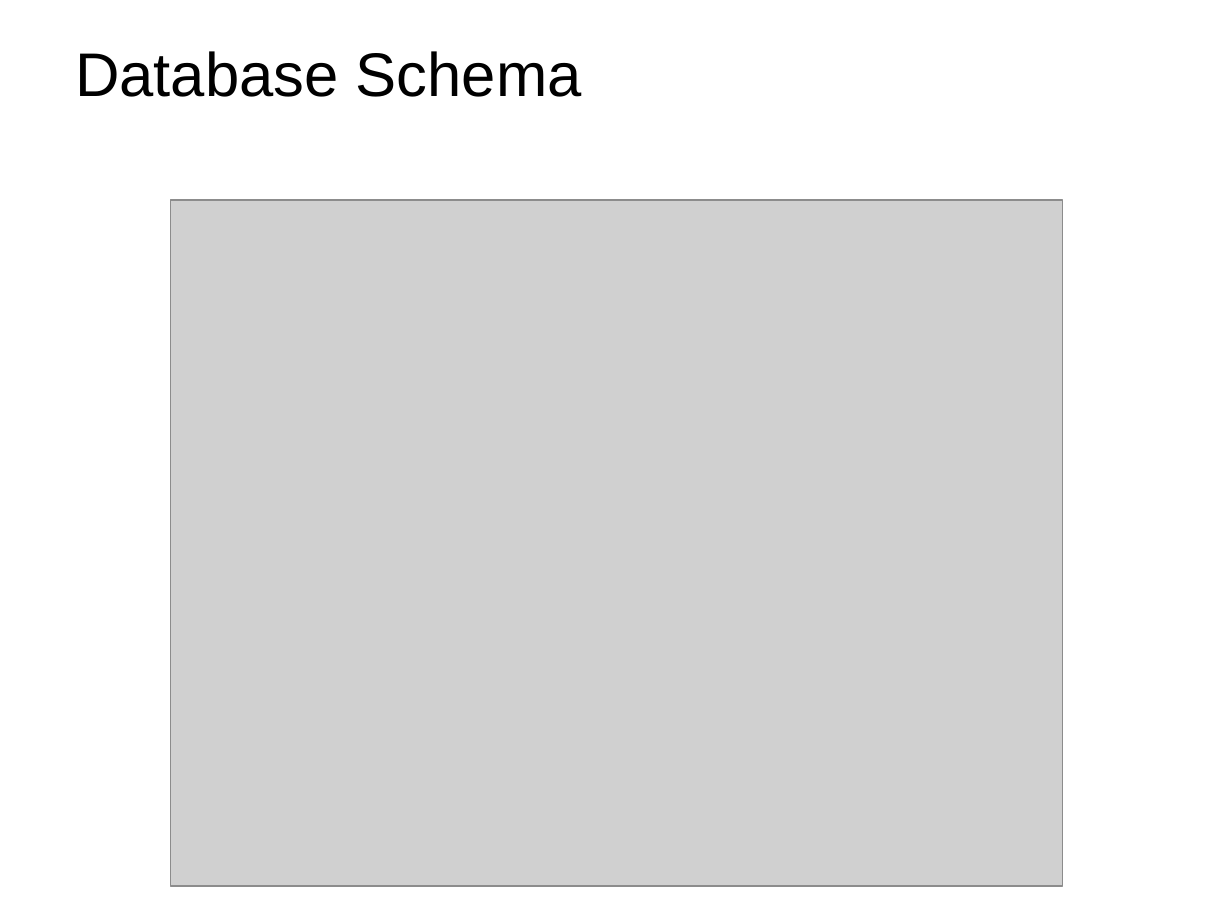
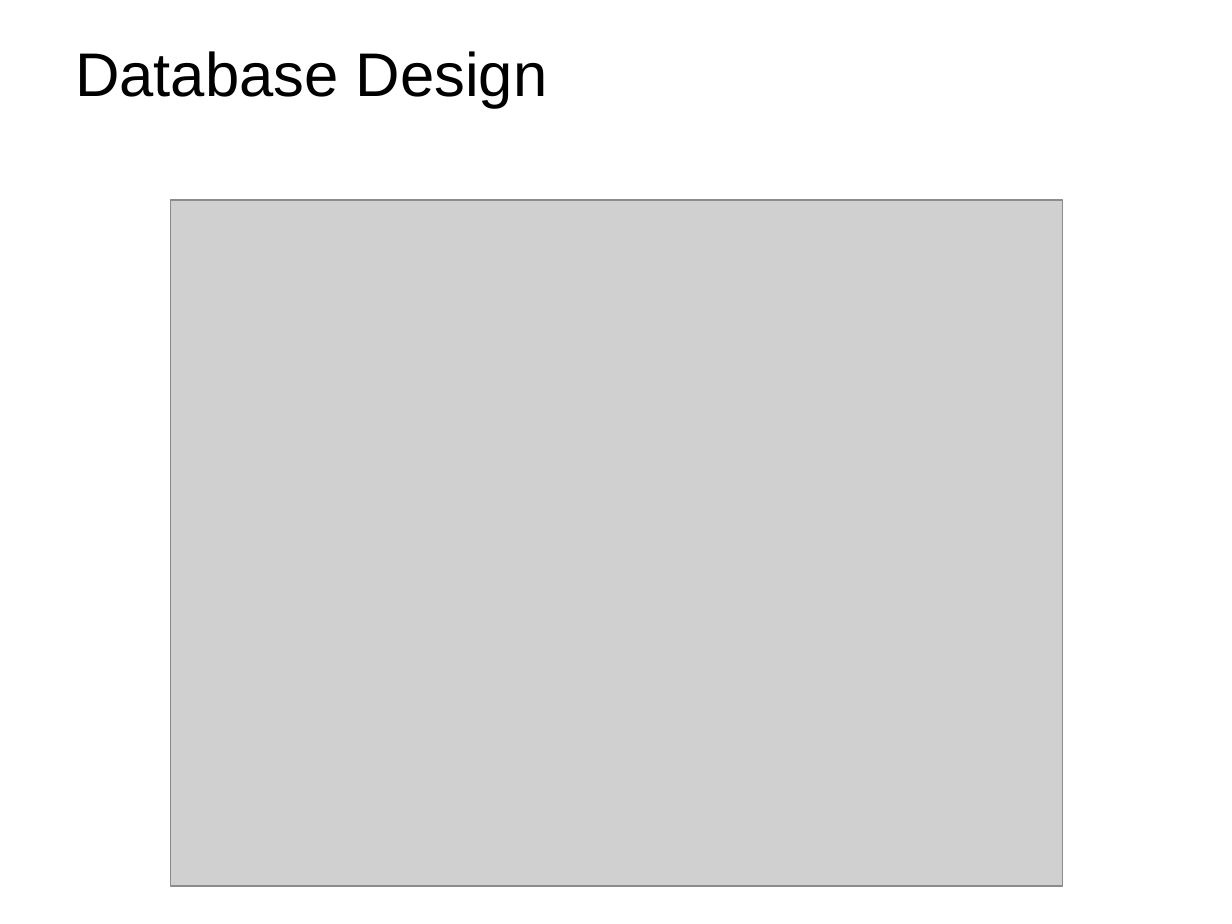
Before and after one commit to AMFagan/MDFDatabase, a slide deck: slide 3 of documentation/Presentation.pptx. Drawn at 1232x924 pixels with LibreOffice and Linux fonts; fonts in the diff are those of the drawing; grey boxes stand for pictures; background and template pictures are left out. Boxes give left, top, right and bottom in pixels: in the first picture for what was removed or moved away, otherwise in the second. Text is boxed around its words. In the diff, an @@ line names an element or a change of style, - is before the commit and + after.

```diff
--- a/documentation/Presentation.pptx
+++ b/documentation/Presentation.pptx
@@ title at bbox=[75, 51, 548, 108]: text changed @@
-Database Schema
+Database Design
```
Also in this commit, not shown: 1 other slide changed.
